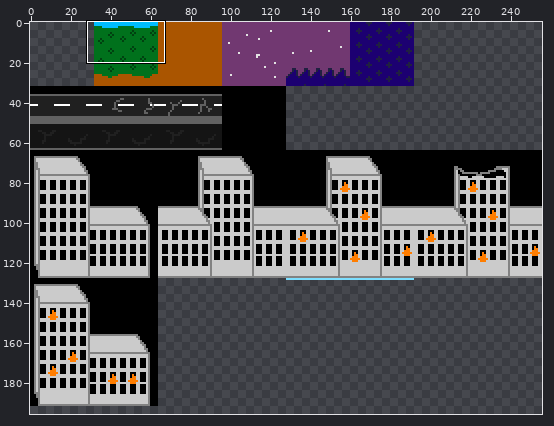
One commit to this sprite sheet: res/spritesheets/Tilesheet_A.png. The picture above shows the old version from afar; the outline marks the close-up.
Close-up. Old version:
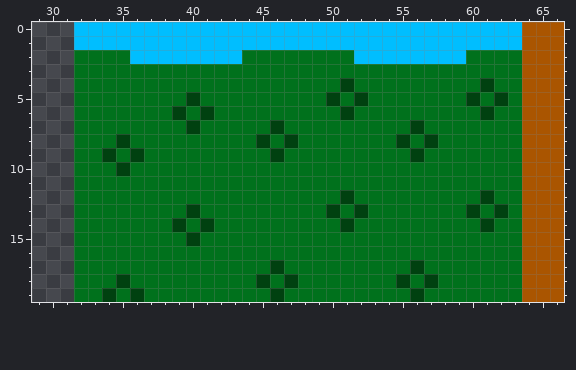
The file is 256x256 pixels. Shown: x 29..66, y 0..19. The wide view leaves out empty margins. The commit also changed other parts of the picture, which this record leaves out.
New version:
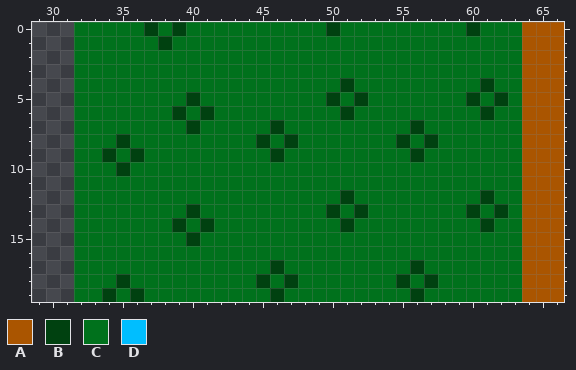
Palette (. is transparent): A #aa5500  B #004110  C #00711c  D #00beff
Change:
Changed rows in their new state; - is an unchanged pixel.
first column x 32:
 0 CCCCCBCBCCCCCCCCCCBCCCCCCCCCBCCC
 1 CCCCCCBCCCCCCCCCCCCCCCCCCCCCCCCC
 2 ----CCCCCCCC--------CCCCCCCC----
Where, in picture pixels (left, top, right, bottom), the same in both close-ups:
changed: (74, 22, 522, 64)
